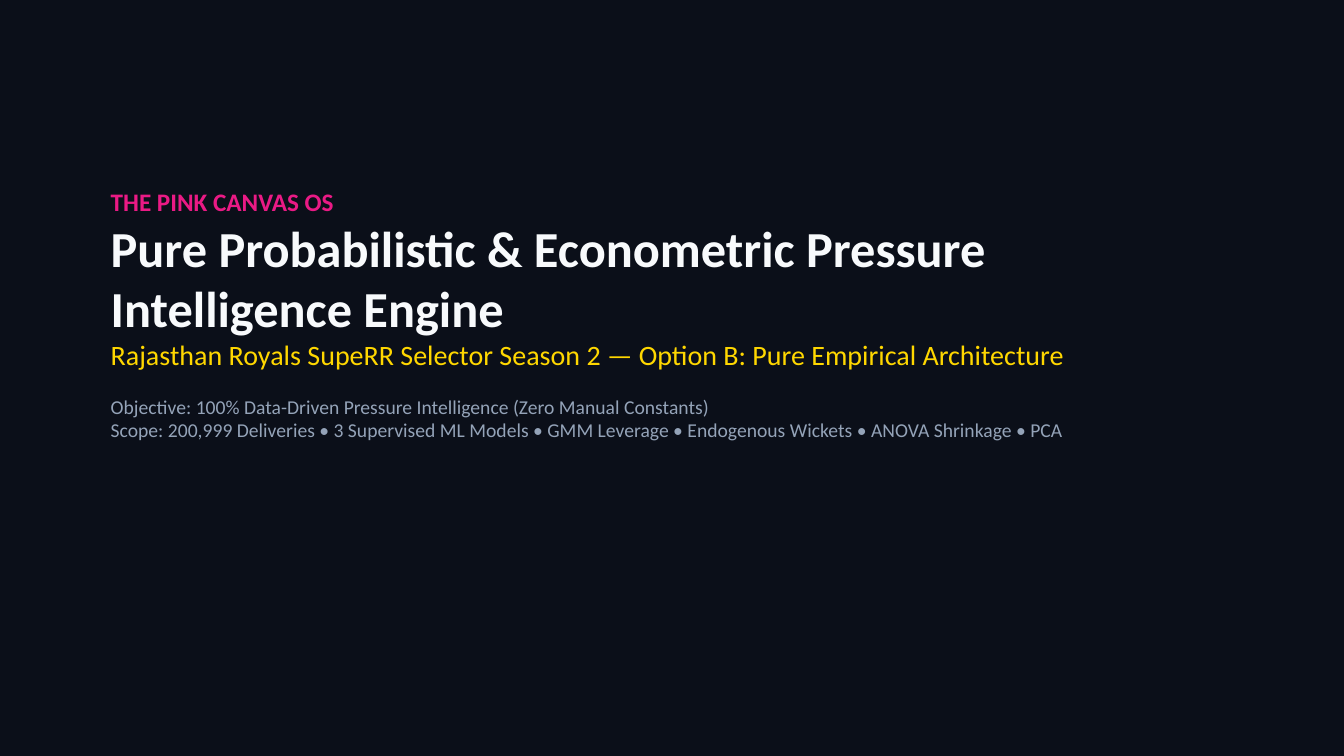
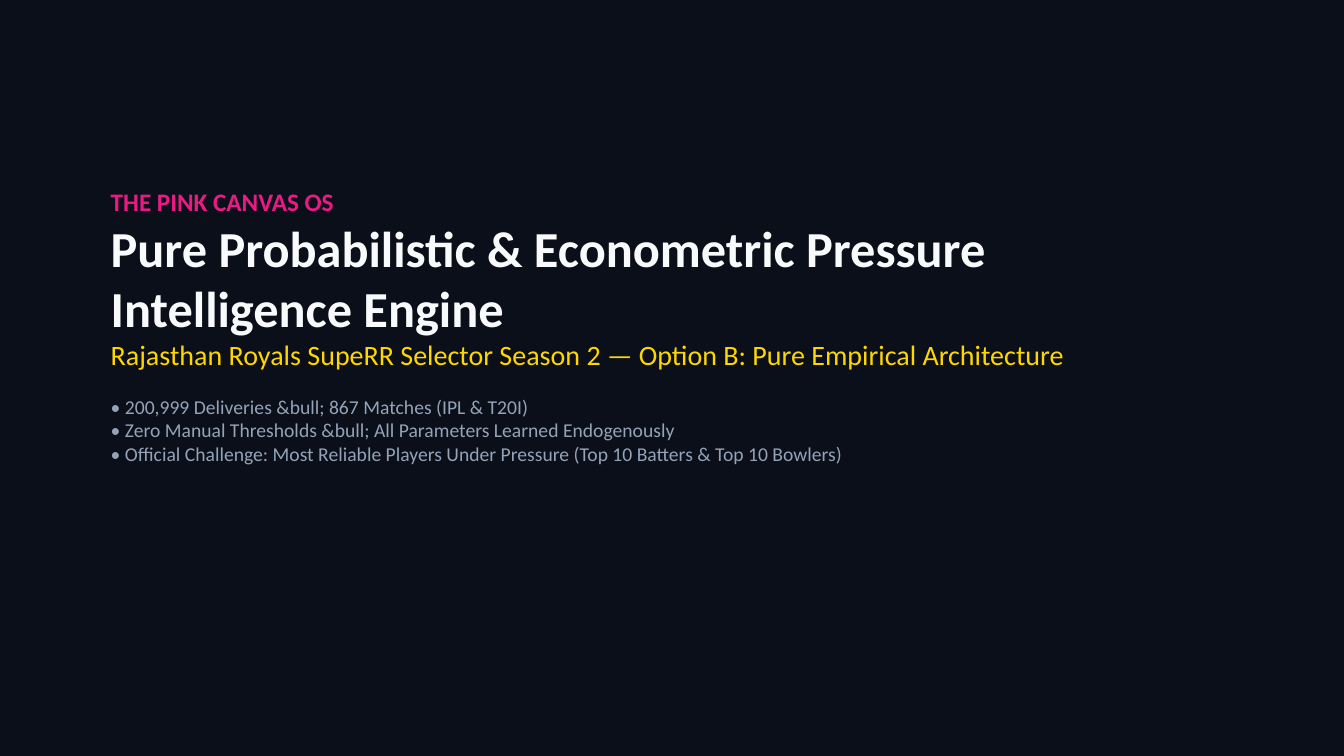
Before and after one commit to passionate-coder26/SupeRR-selector, a slide deck: slide 1 of assets/SupeRR_Selector_S2_Methodology_Report.pptx. Drawn at 1344x756 pixels with LibreOffice and Linux fonts; fonts in the diff are those of the drawing. Boxes give left, top, right and bottom in pixels: in the first picture for what was removed or moved away, otherwise in the second. Text is boxed around its words. In the diff, an @@ line names an element or a change of style, - is before the commit and + after.

```diff
--- a/assets/SupeRR_Selector_S2_Methodology_Report.pptx
+++ b/assets/SupeRR_Selector_S2_Methodology_Report.pptx
@@ text at (125,400,841,465): text changed @@
-Objective: 100% Data-Driven Pressure Intelligence (Zero Manual Constants)
-Scope: 200,999 Deliveries • 3 Supervised ML Models • GMM Leverage • Endogenous Wickets • ANOVA Shrinkage • PCA
+• 200,999 Deliveries &bull; 867 Matches (IPL & T20I)
+• Zero Manual Thresholds &bull; All Parameters Learned Endogenously
+• Official Challenge: Most Reliable Players Under Pressure (Top 10 Batters & Top 10 Bowlers)
```
Also in this commit, not shown: 6 other slides changed, 2 slides added, 2 slides removed, 7 other files.
